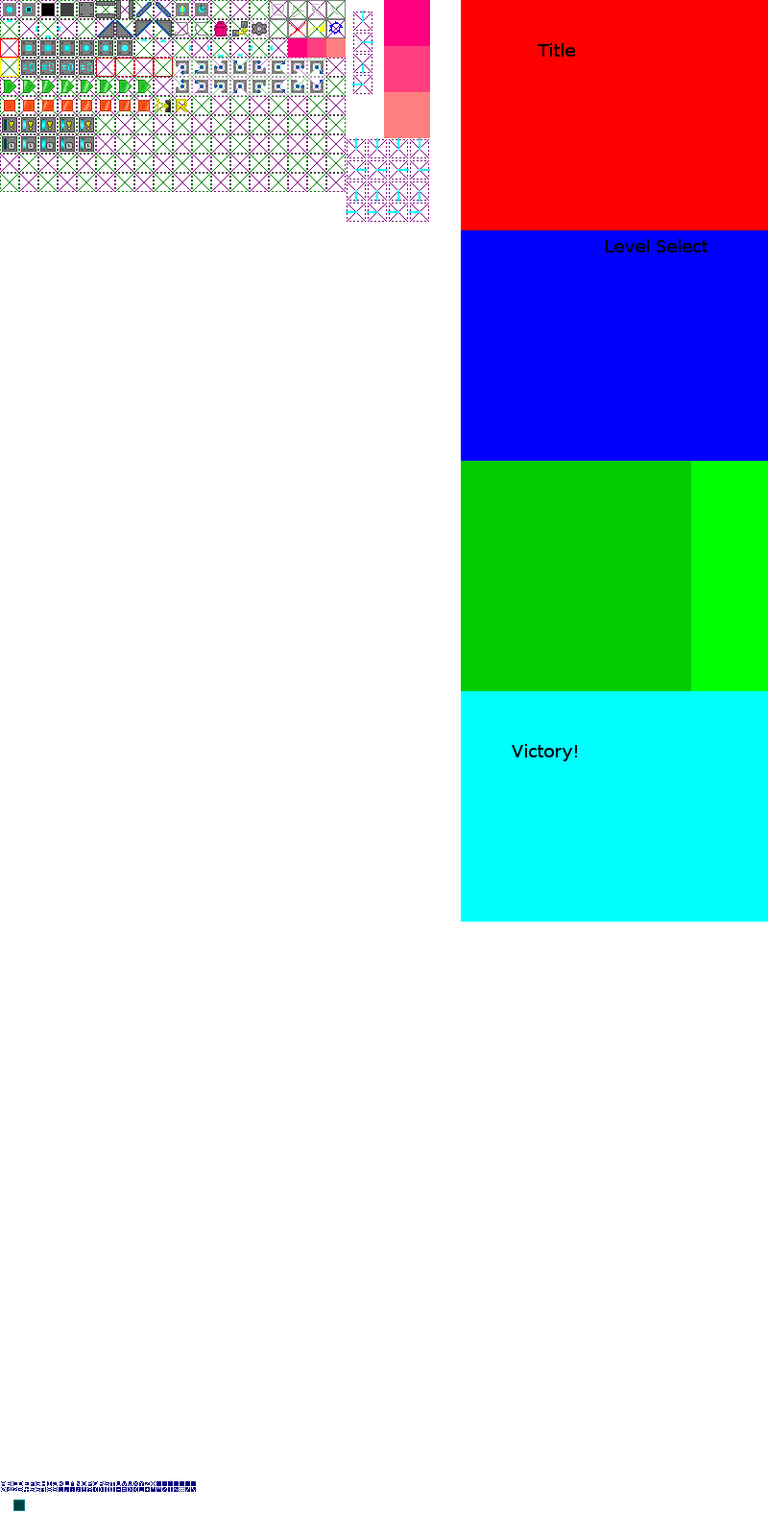
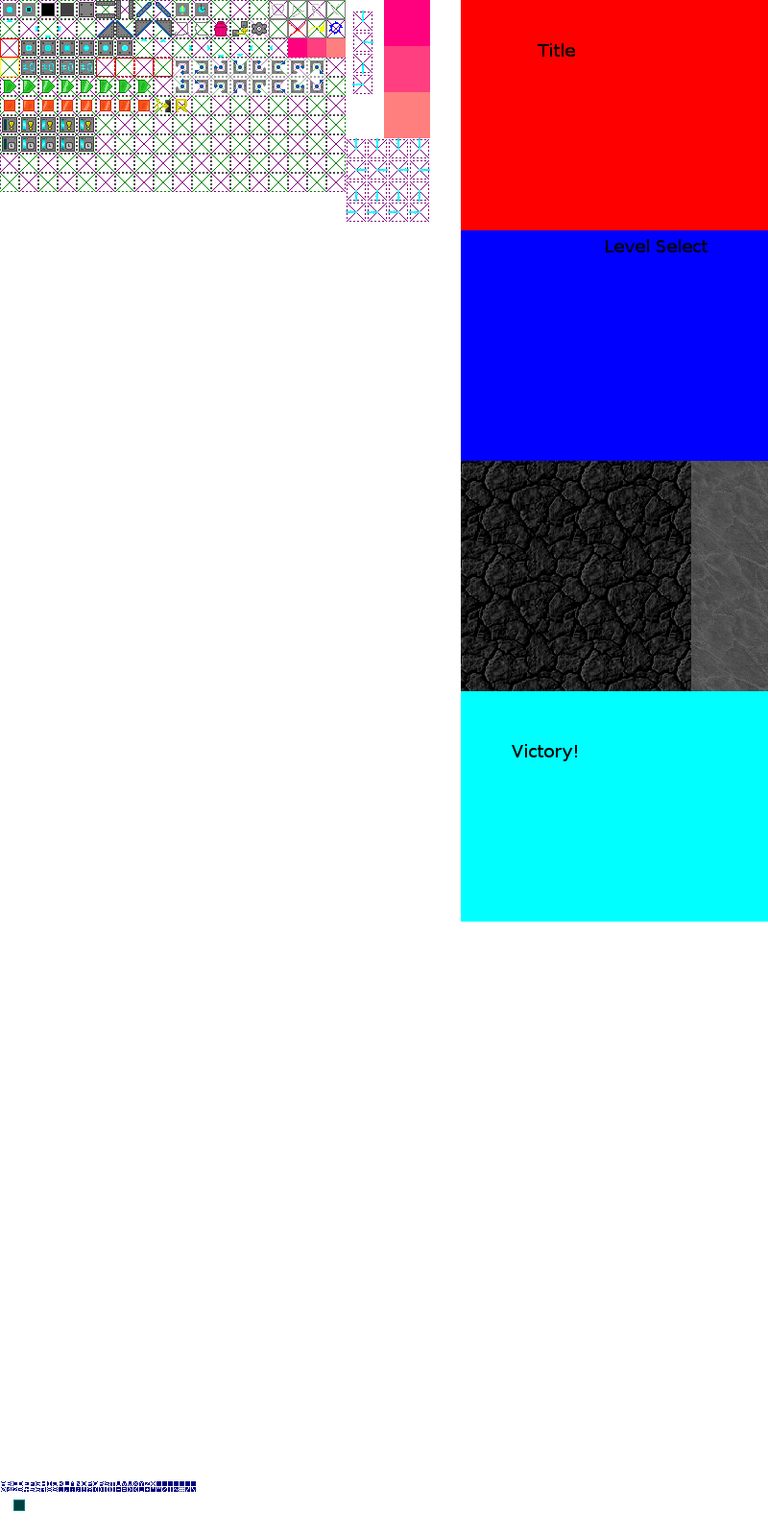
Before/after of a 768x1536 layered artwork. What changed in the layer stack:
painted on "backgrounds" over (x1=460, y1=460, x2=768, y2=692)
